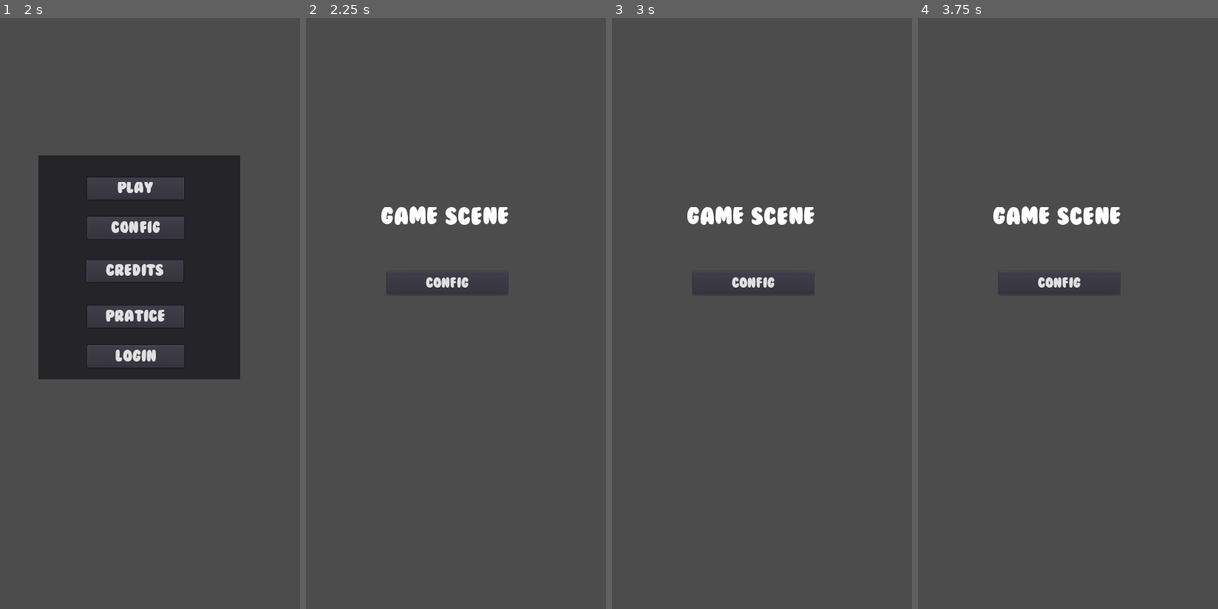
Above: before the commit, frames 1-4 (left to right).
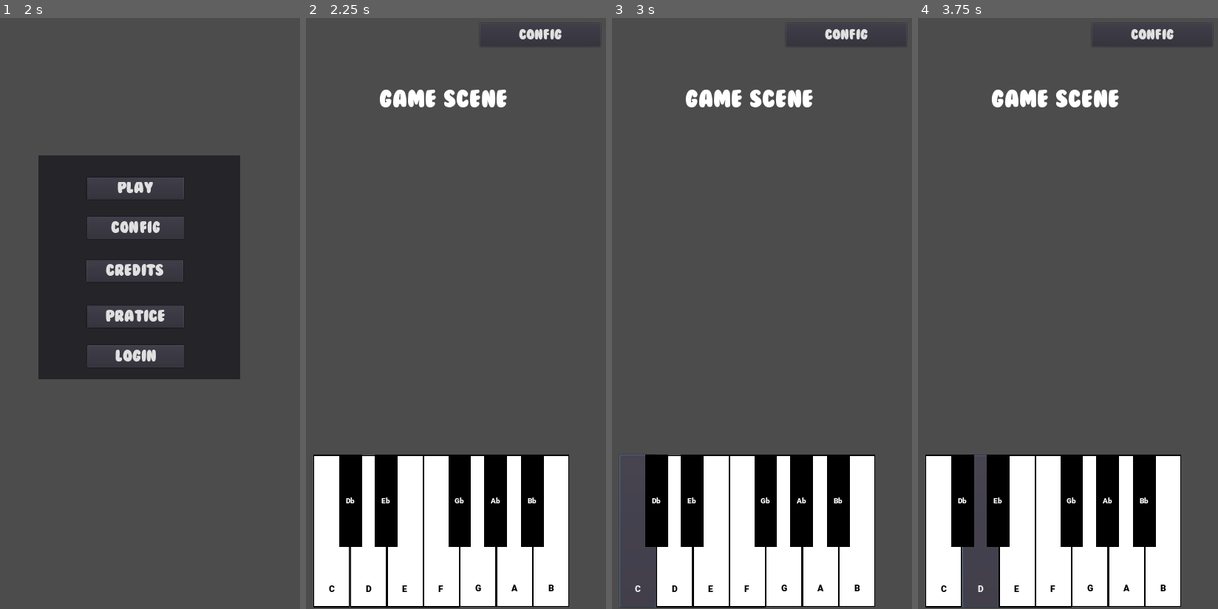
Above: after the commit, the same moments.

Repository: fernandobarahona/MusicApp
Game: Godot game, scene res://Scenes/Mains/SplashScreen.tscn
Same seed, same stepped clock (60 frames per second), same inputs: the game is played once before the commit and once after it.
Inputs (mouse positions are in pixels of both pictures, inside the frame that each line leads up to):
- Up to frame 1 (2 s): tap Enter at 0.5 s; tap Space at 1.25 s
- Up to frame 2 (2.25 s): click "Play" at 2 s
- Up to frame 3 (3 s): click (639, 532) at 2.75 s, where only the run after the commit has a clickable "C"
- Up to frame 4 (3.75 s): click (981, 532) at 3.5 s, where only the run after the commit has a clickable "D"

Frame 1 is identical in both runs. In frame 2, 24% of the frame differs, in the area x 2-88%, y 1-100%; in frame 3, 22%; in frame 4, 22%.

Commit message:
Piano view configured

Diff:
--- /dev/null
+++ b/Scenes/Huds/PianoView.tscn
@@ -0,0 +1,222 @@
+[gd_scene load_steps=16 format=2]
+
+[ext_resource path="res://Theme/white_piano_key.tres" type="Theme" id=1]
+[ext_resource path="res://Theme/black_piano_key.tres" type="Theme" id=2]
+[ext_resource path="res://Scripts/PianoPlay.gd" type="Script" id=3]
+[ext_resource path="res://Audios/Keys/C4.ogg" type="AudioStream" id=4]
+[ext_resource path="res://Audios/Keys/D4.ogg" type="AudioStream" id=5]
+[ext_resource path="res://Audios/Keys/E4.ogg" type="AudioStream" id=6]
+[ext_resource path="res://Audios/Keys/F4.ogg" type="AudioStream" id=7]
+[ext_resource path="res://Audios/Keys/G4.ogg" type="AudioStream" id=8]
+[ext_resource path="res://Audios/Keys/A4.ogg" type="AudioStream" id=9]
+[ext_resource path="res://Audios/Keys/B4.ogg" type="AudioStream" id=10]
+[ext_resource path="res://Audios/Keys/Db4.ogg" type="AudioStream" id=11]
+[ext_resource path="res://Audios/Keys/Eb4.ogg" type="AudioStream" id=12]
+[ext_resource path="res://Audios/Keys/Ab4.ogg" type="AudioStream" id=13]
+[ext_resource path="res://Audios/Keys/Bb4.ogg" type="AudioStream" id=14]
+[ext_resource path="res://Audios/Keys/Gb4.ogg" type="AudioStream" id=15]
+
+[node name="Piano" type="Control"]
+anchor_right = 1.0
+anchor_bottom = 1.0
+margin_left = -2.08014
+margin_top = 2.02527
+margin_right = -2.08014
+margin_bottom = 2.02527
+script = ExtResource( 3 )
+__meta__ = {
+"_edit_use_anchors_": false
+}
+
+[node name="C" type="Button" parent="."]
+margin_left = 87.3445
+margin_top = 944.0
+margin_right = 166.344
+margin_bottom = 1274.0
+theme = ExtResource( 1 )
+text = "C"
+__meta__ = {
+"_edit_use_anchors_": false
+}
+
+[node name="Player" type="AudioStreamPlayer2D" parent="C"]
+stream = ExtResource( 4 )
+
+[node name="D" type="Button" parent="."]
+margin_left = 167.146
+margin_top = 945.146
+margin_right = 246.146
+margin_bottom = 1274.15
+theme = ExtResource( 1 )
+text = "D"
+__meta__ = {
+"_edit_use_anchors_": false
+}
+
+[node name="Player" type="AudioStreamPlayer2D" parent="D"]
+position = Vector2( -79.8014, -1.146 )
+stream = ExtResource( 5 )
+
+[node name="E" type="Button" parent="."]
+margin_left = 246.0
+margin_top = 944.0
+margin_right = 325.0
+margin_bottom = 1274.0
+theme = ExtResource( 1 )
+text = "E"
+__meta__ = {
+"_edit_use_anchors_": false
+}
+
+[node name="Player" type="AudioStreamPlayer2D" parent="E"]
+position = Vector2( -158.656, 0 )
+stream = ExtResource( 6 )
+
+[node name="F" type="Button" parent="."]
+margin_left = 325.0
+margin_top = 944.0
+margin_right = 404.0
+margin_bottom = 1274.0
+theme = ExtResource( 1 )
+text = "F"
+__meta__ = {
+"_edit_use_anchors_": false
+}
+
+[node name="Player" type="AudioStreamPlayer2D" parent="F"]
+position = Vector2( -237.656, 0 )
+stream = ExtResource( 7 )
+
+[node name="G" type="Button" parent="."]
+margin_left = 404.146
+margin_top = 944.158
+margin_right = 483.146
+margin_bottom = 1273.16
+theme = ExtResource( 1 )
+text = "G"
+__meta__ = {
+"_edit_use_anchors_": false
+}
+
+[node name="Player" type="AudioStreamPlayer2D" parent="G"]
+position = Vector2( -316.801, -0.157959 )
+stream = ExtResource( 8 )
+
+[node name="A" type="Button" parent="."]
+margin_left = 483.146
+margin_top = 944.158
+margin_right = 562.146
+margin_bottom = 1273.16
+theme = ExtResource( 1 )
+text = "A"
+__meta__ = {
+"_edit_use_anchors_": false
+}
+
+[node name="Player" type="AudioStreamPlayer2D" parent="A"]
+position = Vector2( -395.801, -0.157959 )
+stream = ExtResource( 9 )
+
+[node name="B" type="Button" parent="."]
+margin_left = 562.146
+margin_top = 944.158
+margin_right = 641.146
+margin_bottom = 1273.16
+theme = ExtResource( 1 )
+text = "B"
+__meta__ = {
+"_edit_use_anchors_": false
+}
+
+[node name="Player" type="AudioStreamPlayer2D" parent="B"]
+position = Vector2( -474.801, -0.157959 )
+stream = ExtResource( 10 )
+
+[node name="Db" type="Button" parent="."]
+margin_left = 143.0
+margin_top = 944.0
+margin_right = 192.0
+margin_bottom = 1144.0
+theme = ExtResource( 2 )
+text = "Db"
+__meta__ = {
+"_edit_use_anchors_": false
+}
+
+[node name="Player" type="AudioStreamPlayer2D" parent="Db"]
+position = Vector2( -55.6555, 0 )
+stream = ExtResource( 11 )
+
+[node name="Eb" type="Button" parent="."]
+margin_left = 219.989
+margin_top = 944.158
+margin_right = 268.989
+margin_bottom = 1144.16
+theme = ExtResource( 2 )
+text = "Eb"
+__meta__ = {
+"_edit_use_anchors_": false
+}
+
+[node name="Player" type="AudioStreamPlayer2D" parent="Eb"]
+position = Vector2( -132.644, -0.157959 )
+stream = ExtResource( 12 )
+
+[node name="Gb" type="Button" parent="."]
+margin_left = 379.305
+margin_top = 944.0
+margin_right = 428.305
+margin_bottom = 1144.0
+theme = ExtResource( 2 )
+text = "Gb"
+__meta__ = {
+"_edit_use_anchors_": false
+}
+
+[node name="Player" type="AudioStreamPlayer2D" parent="Gb"]
+position = Vector2( -291.96, 0 )
+stream = ExtResource( 15 )
+
+[node name="Ab" type="Button" parent="."]
+margin_left = 457.355
+margin_top = 944.158
+margin_right = 506.355
+margin_bottom = 1144.16
+theme = ExtResource( 2 )
+text = "Ab"
+__meta__ = {
+"_edit_use_anchors_": false
+}
+
+[node name="Player" type="AudioStreamPlayer2D" parent="Ab"]
+position = Vector2( -370.011, -0.157959 )
+stream = ExtResource( 13 )
+attenuation = 0.225313
+
+[node name="Bb" type="Button" parent="."]
+margin_left = 536.523
+margin_top = 944.158
+margin_right = 585.523
+margin_bottom = 1144.16
+theme = ExtResource( 2 )
+text = "Bb"
+__meta__ = {
+"_edit_use_anchors_": false
+}
+
+[node name="Player" type="AudioStreamPlayer2D" parent="Bb"]
+position = Vector2( -449.178, -0.157959 )
+stream = ExtResource( 14 )
+attenuation = 0.143587
+[connection signal="pressed" from="C" to="." method="_on_C_pressed"]
+[connection signal="pressed" from="D" to="." method="_on_D_pressed"]
+[connection signal="pressed" from="E" to="." method="_on_E_pressed"]
+[connection signal="pressed" from="F" to="." method="_on_F_pressed"]
+[connection signal="pressed" from="G" to="." method="_on_G_pressed"]
+[connection signal="pressed" from="A" to="." method="_on_A_pressed"]
+[connection signal="pressed" from="B" to="." method="_on_B_pressed"]
+[connection signal="pressed" from="Db" to="." method="_on_Db_pressed"]
+[connection signal="pressed" from="Eb" to="." method="_on_Eb_pressed"]
+[connection signal="pressed" from="Gb" to="." method="_on_Gb_pressed"]
+[connection signal="pressed" from="Ab" to="." method="_on_Ab_pressed"]
+[connection signal="pressed" from="Bb" to="." method="_on_Bb_pressed"]
--- a/Scenes/Mains/GameScene.tscn
+++ b/Scenes/Mains/GameScene.tscn
@@ -1,8 +1,9 @@
-[gd_scene load_steps=6 format=2]
+[gd_scene load_steps=7 format=2]
 
 [ext_resource path="res://fonts/Bubblegum.ttf" type="DynamicFontData" id=1]
 [ext_resource path="res://Scripts/GameScene.gd" type="Script" id=2]
 [ext_resource path="res://Scenes/Huds/PopupLeave.tscn" type="PackedScene" id=3]
+[ext_resource path="res://Scenes/Huds/PianoView.tscn" type="PackedScene" id=4]
 
 [sub_resource type="DynamicFont" id=1]
 size = 50
@@ -27,10 +28,10 @@
 anchor_top = 9.88524
 anchor_right = 15.0251
 anchor_bottom = 11.2352
-margin_left = 65.9254
-margin_top = 8.98987
-margin_right = 65.9254
-margin_bottom = 8.98987
+margin_left = 62.3618
+margin_top = -244.025
+margin_right = 62.3618
+margin_bottom = -244.024
 custom_fonts/font = SubResource( 1 )
 text = "GAME SCENE"
 align = 1
@@ -39,10 +40,10 @@
 }
 
 [node name="btnConfig" type="Button" parent="HUD"]
-margin_left = 243.915
-margin_top = 549.316
-margin_right = 505.915
-margin_bottom = 600.316
+margin_left = 445.258
+margin_top = 11.2132
+margin_right = 707.258
+margin_bottom = 62.2132
 custom_fonts/font = SubResource( 2 )
 text = "Config"
 __meta__ = {
@@ -56,4 +57,5 @@
 margin_right = 84.0133
 margin_bottom = 344.478
 
+[node name="Piano" parent="." instance=ExtResource( 4 )]
 [connection signal="pressed" from="HUD/btnConfig" to="." method="_on_btnConfig_pressed"]
--- a/Scenes/Mains/MainMenu.tscn
+++ b/Scenes/Mains/MainMenu.tscn
@@ -84,7 +84,6 @@
 __meta__ = {
 "_edit_use_anchors_": false
 }
-
 [connection signal="pressed" from="HUD/Panel/btnGame" to="." method="_on_btnGame_pressed"]
 [connection signal="pressed" from="HUD/Panel/btnConfig" to="." method="_on_btnConfig_pressed"]
 [connection signal="pressed" from="HUD/Panel/btnCredit" to="." method="_on_btnCredit_pressed"]
--- /dev/null
+++ b/Scripts/PianoPlay.gd
@@ -0,0 +1,64 @@
+extends Control
+
+
+# Declare member variables here. Examples:
+# var a = 2
+# var b = "text"
+
+
+# Called when the node enters the scene tree for the first time.
+func _ready():
+	pass # Replace with function body.
+
+
+# Called every frame. 'delta' is the elapsed time since the previous frame.
+#func _process(delta):
+#	pass
+
+
+func _on_C_pressed():
+	$C/Player.play()
+
+
+func _on_D_pressed():
+	$D/Player.play()
+
+
+func _on_E_pressed():
+	$E/Player.play()
+
+
+func _on_F_pressed():
+	$F/Player.play()
+
+
+func _on_G_pressed():
+	$G/Player.play()
+
+
+func _on_A_pressed():
+	$A/Player.play()
+
+
+func _on_B_pressed():
+	$B/Player.play()
+
+
+func _on_Db_pressed():
+	$Db/Player.play()
+
+
+func _on_Eb_pressed():
+	$Eb/Player.play()
+
+
+func _on_Gb_pressed():
+	$Gb/Player.play()
+
+
+func _on_Ab_pressed():
+	$Ab/Player.play()
+
+
+func _on_Bb_pressed():
+	$Bb/Player.play()
--- /dev/null
+++ b/Theme/black_piano_key.tres
@@ -0,0 +1,22 @@
+[gd_resource type="Theme" load_steps=4 format=2]
+
+[ext_resource path="res://fonts/Roboto-Black.ttf" type="DynamicFontData" id=1]
+
+[sub_resource type="DynamicFont" id=2]
+font_data = ExtResource( 1 )
+
+[sub_resource type="StyleBoxFlat" id=1]
+bg_color = Color( 0, 0, 0, 1 )
+
+[resource]
+Button/colors/font_color = Color( 1, 1, 1, 1 )
+Button/colors/font_color_disabled = Color( 0.9, 0.9, 0.9, 0.2 )
+Button/colors/font_color_hover = Color( 0.94, 0.94, 0.94, 1 )
+Button/colors/font_color_pressed = Color( 1, 1, 1, 1 )
+Button/constants/hseparation = 2
+Button/fonts/font = SubResource( 2 )
+Button/styles/disabled = null
+Button/styles/focus = null
+Button/styles/hover = null
+Button/styles/normal = SubResource( 1 )
+Button/styles/pressed = null
--- /dev/null
+++ b/Theme/white_piano_key.tres
@@ -0,0 +1,29 @@
+[gd_resource type="Theme" load_steps=4 format=2]
+
+[ext_resource path="res://fonts/Roboto-Black.ttf" type="DynamicFontData" id=1]
+
+[sub_resource type="DynamicFont" id=3]
+size = 20
+extra_spacing_top = 250
+font_data = ExtResource( 1 )
+
+[sub_resource type="StyleBoxFlat" id=2]
+bg_color = Color( 1, 1, 1, 1 )
+border_width_left = 2
+border_width_top = 2
+border_width_right = 2
+border_width_bottom = 2
+border_color = Color( 0, 0, 0, 1 )
+
+[resource]
+Button/colors/font_color = Color( 0, 0, 0, 1 )
+Button/colors/font_color_disabled = Color( 0.9, 0.9, 0.9, 0.2 )
+Button/colors/font_color_hover = Color( 0.94, 0.94, 0.94, 1 )
+Button/colors/font_color_pressed = Color( 1, 1, 1, 1 )
+Button/constants/hseparation = 2
+Button/fonts/font = SubResource( 3 )
+Button/styles/disabled = null
+Button/styles/focus = null
+Button/styles/hover = null
+Button/styles/normal = SubResource( 2 )
+Button/styles/pressed = null
Not shown, added: Audios/Keys/A4.ogg.import
Not shown, added: Audios/Keys/Ab4.ogg.import
Not shown, added: Audios/Keys/B4.ogg.import
Not shown, added: Audios/Keys/Bb4.ogg.import
Not shown, added: Audios/Keys/C4.ogg.import
Not shown, added: Audios/Keys/D4.ogg.import
Not shown, added: Audios/Keys/Db4.ogg.import
Not shown, added: Audios/Keys/E4.ogg.import
Not shown, added: Audios/Keys/Eb4.ogg.import
Not shown, added: Audios/Keys/F4.ogg.import
Not shown, added: Audios/Keys/G4.ogg.import
Not shown, added: Audios/Keys/Gb4.ogg.import
(and 35 more such lines)
